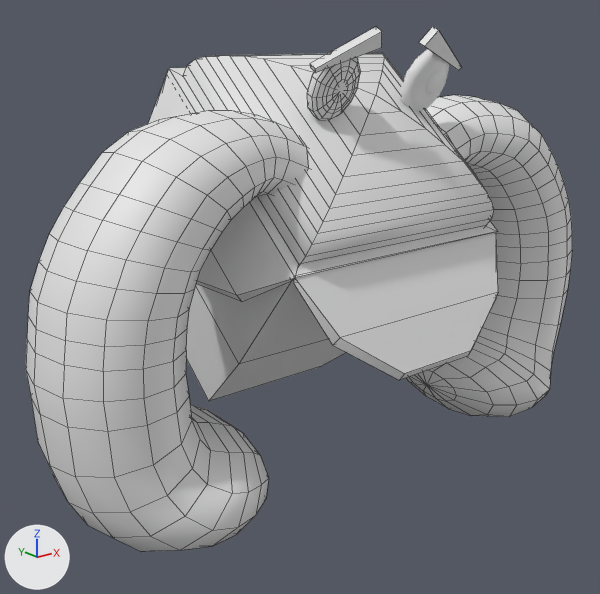
Before and after pictures for a commit that changed the FBX model Assets/Idividual Levels/Terra/Animations/scared_run.FBX.
One viewpoint serves both versions: a 50 mm lens placed at (-10.25, -11.39, 8.14), pointed at (-0.04, 1.37, 3.04). Lighting does not change. The marker at lower left points along +X, +Y and +Z. Mesh edges are drawn as thin lines on the coarser meshes. Where no turn or scale is listed for an object, it has been applied to the vertices.

Objects in the first picture: 'Flap_F', 'Flap_R', 'eyebrowR', 'eyewhites_L', 'eyewhites_R', 'noodlebox', 'noodles', 'noodlesL', 'noodlesR'.
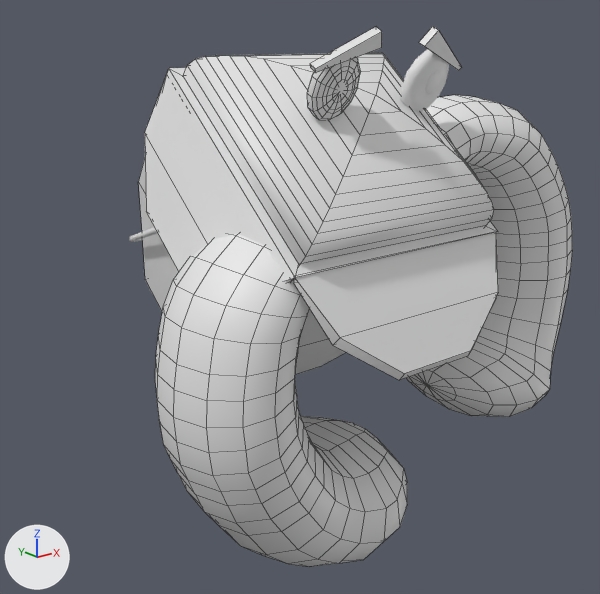
What differs and where, as boxes (x1, y1, x2, y2) in the pictures (600 x 594 px):
'noodlesR', deleted
    before: (26, 110, 309, 552)
'noodlesL001', added
    after: (155, 234, 407, 567)

What changed in the scene script:
```text
Add me_mesh_014_1:
    me_mesh_014_1.from_pydata(...)  # 326 vertices, 325 faces; spans x 107.0..615.0, y -183.0..223.0, z -515.0..193.0
Remove ob_noodlesr:
    ob_noodlesr = bpy.data.objects.new('noodlesR', me_mesh_001)
    ob_noodlesr.location = (0.01, -0.02, 5.09)
Add ob_noodlesl001:
    ob_noodlesl001 = bpy.data.objects.new('noodlesL001', me_mesh_014_1)
    ob_noodlesl001.location = (0.81, 0.03, 4.91)
    ob_noodlesl001.rotation_euler = (-3.093, -0.557, 0.0828)  # degrees (-177, -32, 4.7)
    ob_noodlesl001.scale = (-0.01, -0.01, -0.01)
```
